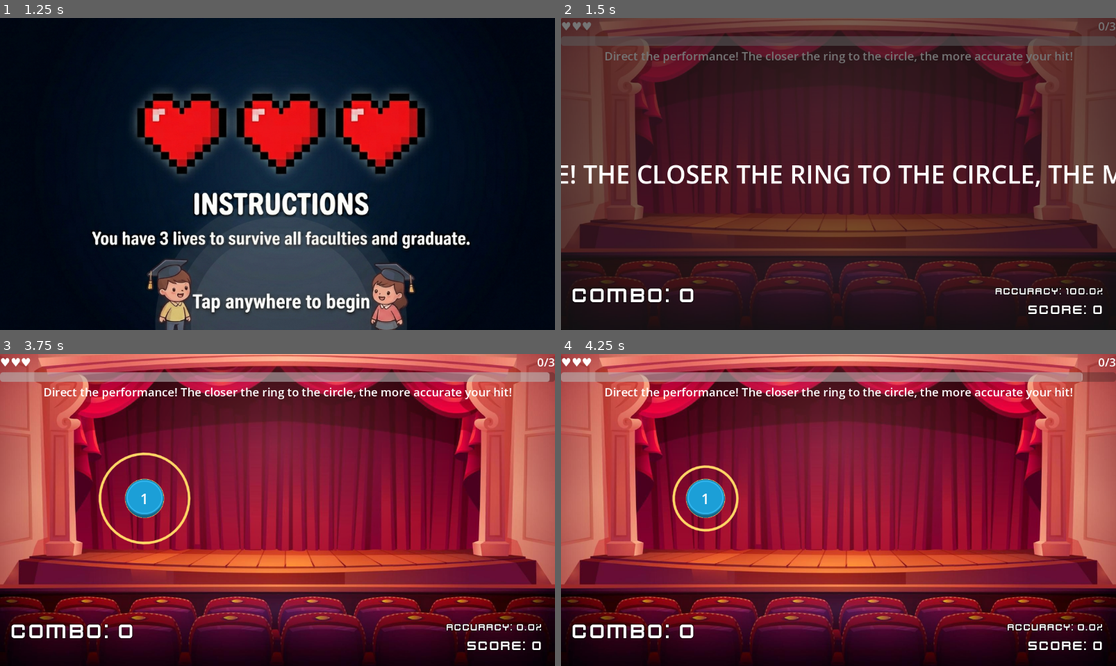
Above: before the commit, frames 1-4 (two rows, left to right).
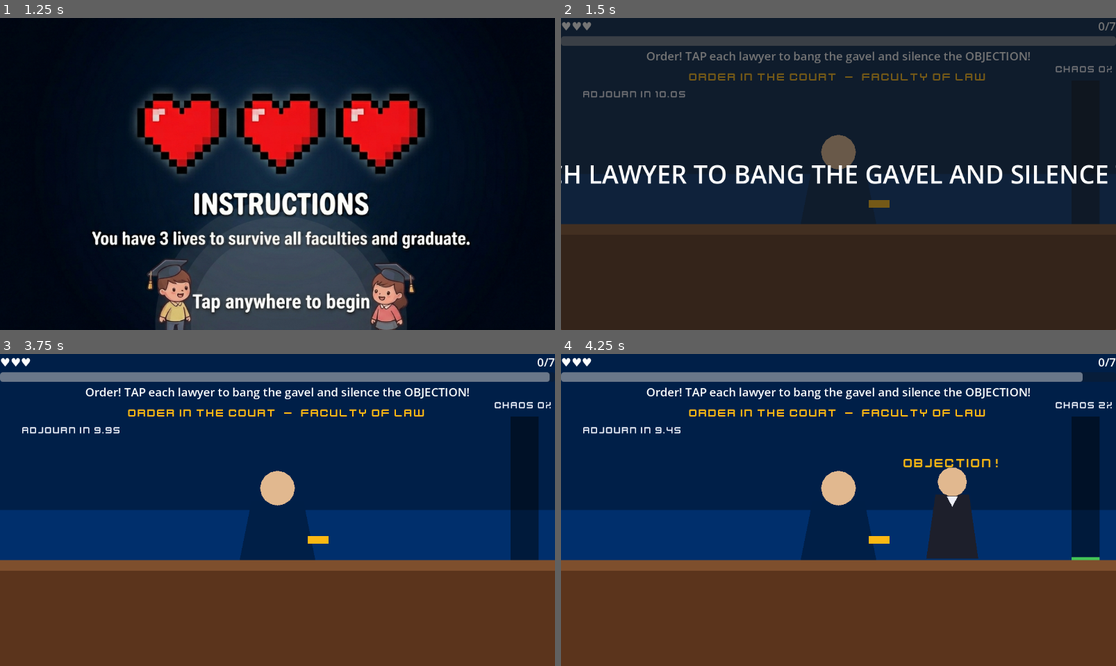
Above: after the commit, the same moments.

Repository: Muhd-Mairaj/um-micro-games
Game: Godot game, scene res://shared/GameManager.tscn
Two runs of this game, one before a commit and one after it. Both use one fixed random seed, a clock stepped at 60 frames per second and the inputs below. Sound files missing from this copy of the repository are replaced by a short silence.
Inputs (mouse positions are in pixels of both pictures, inside the frame that each line leads up to):
- Up to frame 1 (1.25 s): click (277, 292) at 0.5 s
- Up to frame 2 (1.5 s): tap Enter at 1.25 s; move the mouse to (960, 158) at 1.27 s; click (960, 158) at 1.42 s
- Up to frame 3 (3.75 s): tap Space at 2, 3.5 s; drag from (166, 525) to (249, 572) at 2.02 s; tap Enter at 2.75 s; move the mouse to (333, 441) at 2.77 s; click (333, 441) at 2.92 s; drag from (249, 572) to (111, 463) at 3.52 s
- Up to frame 4 (4.25 s): no input

Frame 1 is identical in both runs. In frame 2, 75% of the frame differs, in the area x 0-100%, y 0-100%; in frame 3, 100%; in frame 4, 100%.

Commit message:
add games to game manager

Diff:
--- a/shared/GameManager.gd
+++ b/shared/GameManager.gd
@@ -47,9 +47,16 @@
 # ---------------------------------------------------------------------------
 var minigame_scenes: Array[String] = [
 	"res://minigames/syntax_saviour/SyntaxSaviour.tscn",
-  "res://minigames/cavity_chase/CavityChase.tscn",
+	"res://minigames/cavity_chase/CavityChase.tscn",
 	"res://minigames/osu_um/OsuGame.tscn",
-	# --- THE STITCHER ADDS LINES HERE IN WEEK 12 ---
+	"res://minigames/virus_scanner/VirusScanner.tscn",
+	"res://minigames/lab_explosion/LabExplosion.tscn",
+	"res://minigames/catch_the_cash/CatchTheCash.tscn",
+	"res://minigames/order_in_the_court/OrderInTheCourt.tscn",
+	# "res://minigames/hurdle_rush/HurdleRush.tscn",
+	# "res://minigames/phone_down/PhoneDown.tscn",
+	# "res://minigames/slipper_hunt/SlipperHunt.tscn",
+	# "res://minigames/sprint_start/SprintStart.tscn",
 ]
 
 # ---------------------------------------------------------------------------
